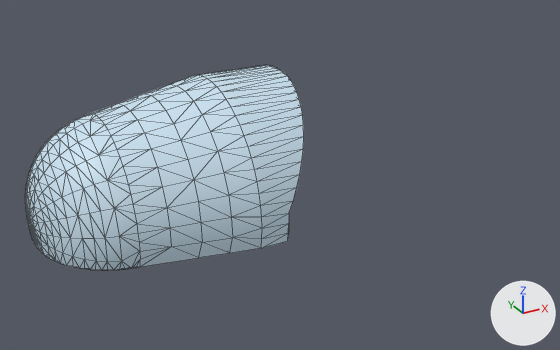
The glTF model docs/Additional CAD exercise/steps/ax_helicopter/step_03.glb, before and after one commit.
Rendered twice from a camera (50 mm lens) standing at (-760.0, -4787.0, 3747.0) and looking at (1899.0, 47.0, 1330.0). The lights are fixed; the arrows at lower right show +X, +Y and +Z. The picture after the commit comes second. Mesh edges are drawn as thin lines. Vertices at exactly the same position are counted once.

Names of what the first picture shows: 'part__canopy glazing'.
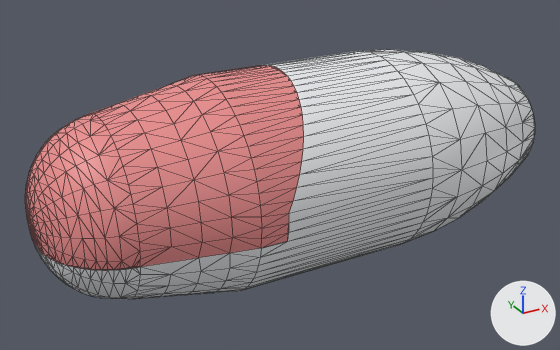
Changed parts and their boxes [x1, y1, x2, y2] in the pictures (560 x 350 px):
'part__fuselage', added: after [34, 50, 535, 299]
part 1 of me_part__canopy_glazing, recoloured (pale blue to pink): [25, 65, 304, 270] in both

What the commit changed:
me_part__canopy_glazing has 389 vertices, 774 faces and spans x -3.0..1852.0, y -800.0..800.0, z 1250.0..2200.0.
me_part__canopy_glazing is used by ob_part__canopy_glazing; location (0.0, 0.0, 0.0).
me_part__canopy_glazing part 1: 774 faces centred in x -2.0..1852.0, y -799.0..799.0, z 1250.0..2199.0 are repainted in the vertex colours; the middle colour goes from pale blue #cde5f4 to pink #ec8e8e.
Mesh me_part__fuselage is new.
It has 474 vertices, 944 faces and spans x 5.0..4100.0, y -800.0..800.0, z 600.0..2200.0.
It uses material mat_defaultmaterial.
Object 'part__fuselage' (ob_part__fuselage) is new; it shows me_part__fuselage.
Its location is (0.0, 0.0, 0.0).
